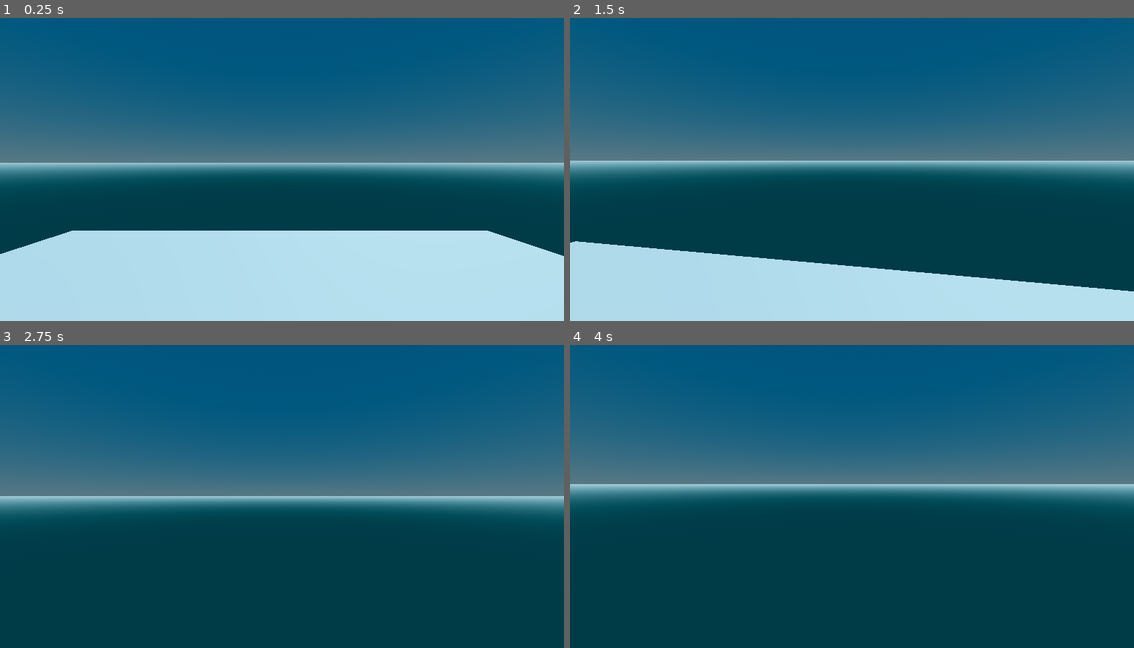
Above: before the commit, frames 1-4 (two rows, left to right).
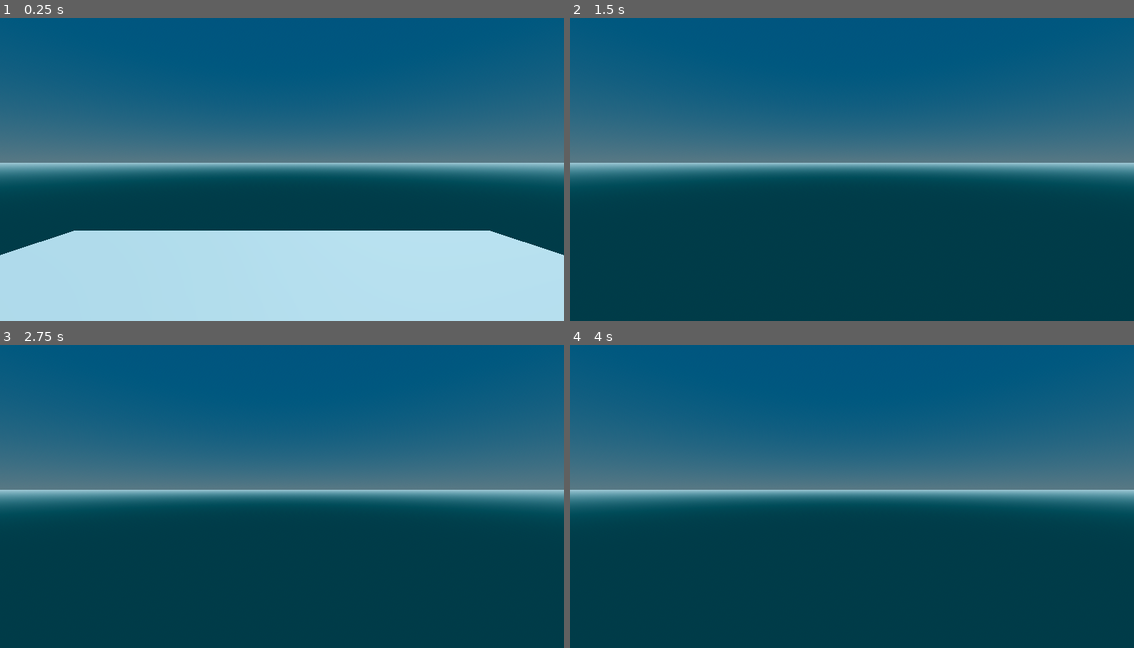
Above: after the commit, the same moments.

Repository: dorpen6/Level-3-Player-Movement
Game: Godot game, scene res://world.tscn
The game is run twice, just before and just after one commit, with the same random seed, the same clock (stepped at 60 frames per second) and the same inputs.
Inputs (mouse positions are in pixels of both pictures, inside the frame that each line leads up to):
- Up to frame 1 (0.25 s): no input
- Up to frame 2 (1.5 s): move the mouse to (880, 160) at 0.52 s; hold Shift (Run, bound only after the commit) 0.53-1.28 s; hold W (forward) from 0.53 s (still down); tap Space (jump) at 0.77 s; move the mouse to (823, 163) at 1.27 s; tap Shift (Run, bound only after the commit) at 1.35 s
- Up to frame 3 (2.75 s): keep holding W (forward); tap Space (jump) at 1.52 s; move the mouse to (293, 484) at 2.02 s; hold Shift (Run, bound only after the commit) from 2.03 s (still down)
- Up to frame 4 (4 s): keep holding W (forward); tap Enter at 2.75 s; move the mouse to (846, 493) at 2.77 s; release Shift (Run, bound only after the commit) at 2.78 s; tap Shift (Run, bound only after the commit) at 2.85 s; tap Space (jump) at 3.02, 3.5, 3.77 s; move the mouse to (891, 493) at 3.52 s; hold Shift (Run, bound only after the commit) from 3.53 s (still down)

The runs differ from the first frame. In frame 1, less than 0.1% of the frame differs, in the area x 0-100%, y 70-79%; in frame 2, 20%, in the area x 0-100%, y 47-100%; in frame 3, 5.8%; in frame 4, 5.1%.

Commit message:
Level 1 Player Movement UPDATE

Diff:
--- a/Player.gd
+++ b/Player.gd
@@ -1,23 +1,10 @@
 extends CharacterBody3D
 
-@export var speed = 5.0
+var speed
+@export var walk_speed = 5.0
+@export var run_speed = 10.0
 @export var jump = 5.0
 @export var gravity = 9.8
-@export var sensitivity = 0.003
-@export var bob_freq = 2.0
-@export var bob_amp = 0.1
-@export var t_bob = 0.0
-@onready var head = $Head
-@onready var camera = $Head/Camera
-
-func _ready():
-	Input.set_mouse_mode(Input.MOUSE_MODE_CAPTURED)
-
-func _unhandled_input(event):
-	if event is InputEventMouseMotion:
-		head.rotate_y(-event.relative.x * sensitivity)
-		camera.rotate_x(-event.relative.y * sensitivity)
-		camera.rotation.x = clamp(camera.rotation.x, deg_to_rad(-40), deg_to_rad(60))
 
 func _physics_process(delta):
 	# GRAVITY
@@ -28,11 +15,17 @@
 	if Input.is_action_just_pressed("jump") and is_on_floor():
 		velocity.y = jump
 
-	# GET INPUT DIRECTIONS
+	# SPRINT
+	if Input.is_action_pressed("Run"):
+		speed = run_speed
+	else:
+		speed = walk_speed
+
+	# GET INPUT DIRECTIONS 2D
 	var input_dir = Input.get_vector("left", "right", "forward", "backward")
 
-	# CONVERT TO 3D
-	var directions = (head.transform.basis * Vector3(input_dir.x, 0, input_dir.y)).normalized()
+	# APPLY IT TO 3D
+	var directions = (transform.basis * Vector3(input_dir.x, 0, input_dir.y)).normalized()
 
 	if directions:
 		velocity.x = directions.x * speed
@@ -41,14 +34,4 @@
 		velocity.x = 0.0
 		velocity.z = 0.0
 
-	# HEAD BOB
-	t_bob += delta * velocity.length() * float(is_on_floor())
-	camera.transform.origin = _headbob(t_bob)
-
 	move_and_slide()
-
-func _headbob(time) -> Vector3:
-	var pos = Vector3.ZERO
-	pos.y = sin(time * bob_freq) * bob_amp
-	pos.x = cos(time * bob_freq / 2) * bob_amp
-	return pos
--- a/project.godot
+++ b/project.godot
@@ -42,11 +42,6 @@
 "events": [Object(InputEventKey,"resource_local_to_scene":false,"resource_name":"","device":-1,"window_id":0,"alt_pressed":false,"shift_pressed":false,"ctrl_pressed":false,"meta_pressed":false,"pressed":false,"keycode":0,"physical_keycode":83,"key_label":0,"unicode":115,"echo":false,"script":null)
 ]
 }
-faster_run={
-"deadzone": 0.5,
-"events": [Object(InputEventKey,"resource_local_to_scene":false,"resource_name":"","device":-1,"window_id":0,"alt_pressed":false,"shift_pressed":true,"ctrl_pressed":false,"meta_pressed":false,"pressed":false,"keycode":87,"physical_keycode":87,"key_label":87,"unicode":87,"echo":false,"script":null)
-]
-}
 Esc={
 "deadzone": 0.5,
 "events": [Object(InputEventKey,"resource_local_to_scene":false,"resource_name":"","device":-1,"window_id":0,"alt_press …(182 unchanged characters)…
@@ -57,6 +52,11 @@
 "events": [Object(InputEventKey,"resource_local_to_scene":false,"resource_name":"","device":-1,"window_id":0,"alt_press …(182 unchanged characters)…
 ]
 }
+Run={
+"deadzone": 0.5,
+"events": [Object(InputEventKey,"resource_local_to_scene":false,"resource_name":"","device":-1,"window_id":0,"alt_pressed":false,"shift_pressed":false,"ctrl_pressed":false,"meta_pressed":false,"pressed":false,"keycode":0,"physical_keycode":4194325,"key_label":0,"unicode":0,"echo":false,"script":null)
+]
+}
 
 [rendering]
 
